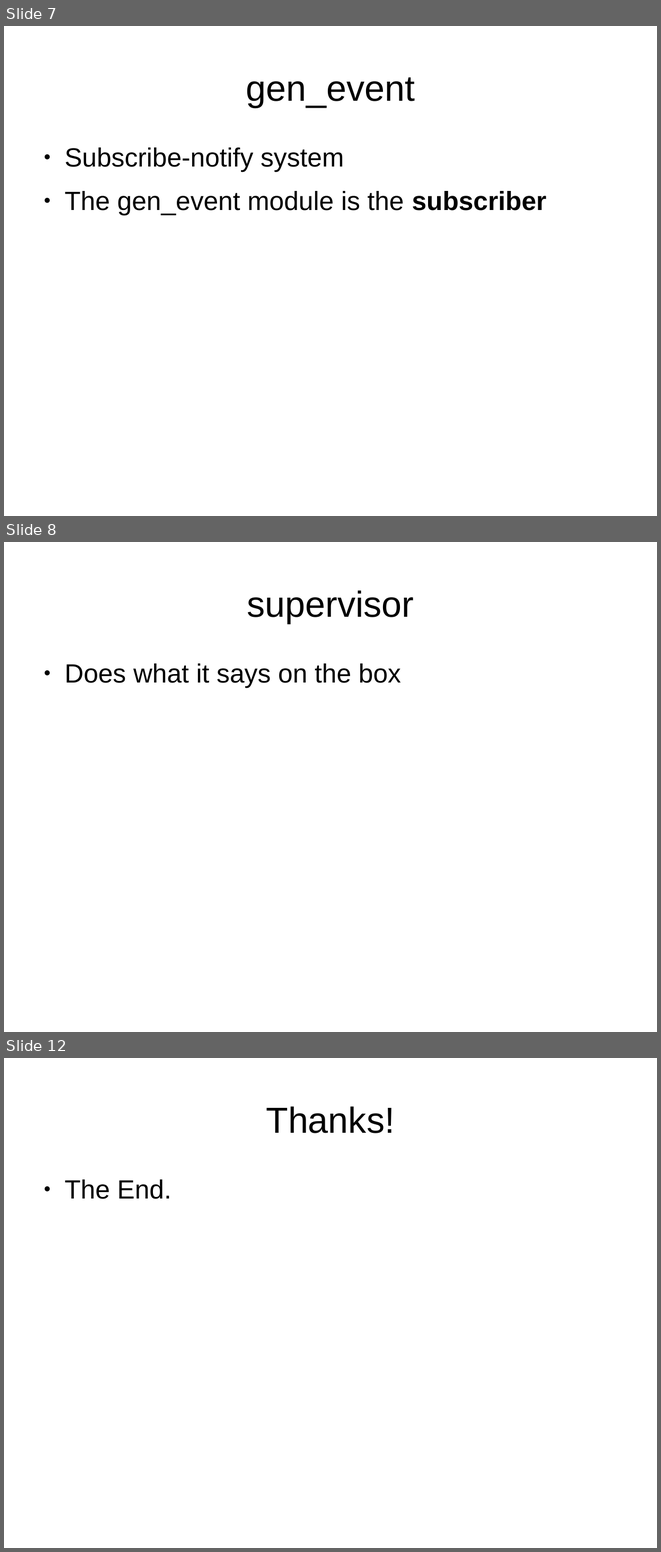
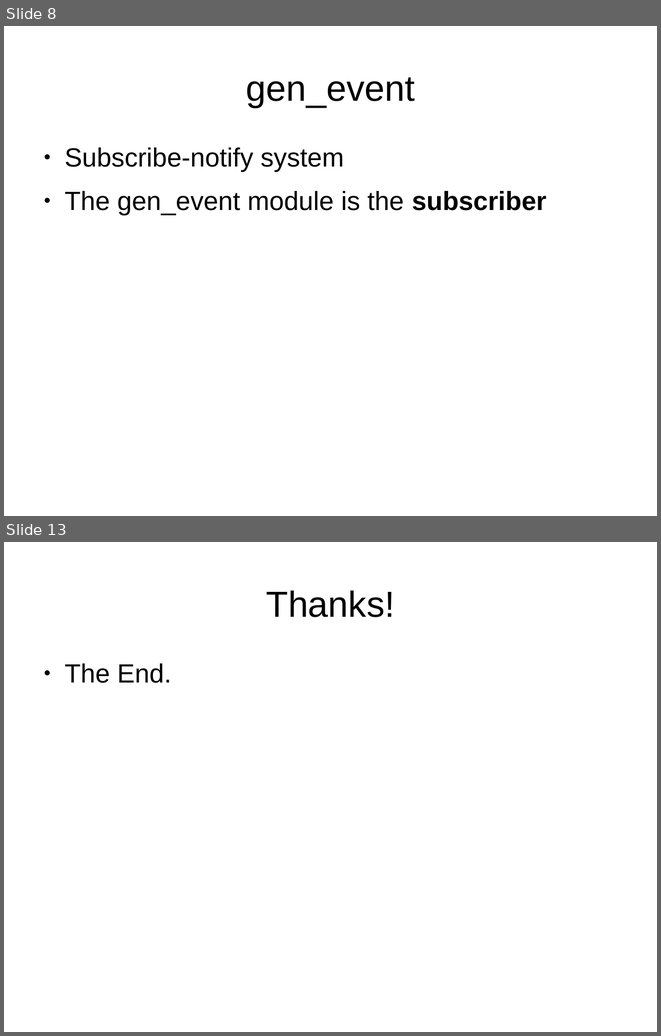
Before and after one commit to bernardd/OTPworkshop, a slide deck: Slides.odp. Shown one above the other, each under a label of ours: slides 7, 8 and 12 before the commit, slides 8 and 13 after it; the slides between them are not shown. The pictures are 661x1552 and 661x1036 pixels, drawn with LibreOffice and Linux fonts; fonts in the diff are those of the drawing. Boxes give left, top, right and bottom in pixels: in the first picture for what was removed or moved away, otherwise in the second. Text is boxed around its words. In the diff, an @@ line names an element or a change of style, - is before the commit and + after.

```diff
--- a/Slides.odp
+++ b/Slides.odp
@@ slide 8 removed at (x1=4, y1=542, x2=657, y2=1032), background #FFFFFF @@
@@ title removed at (x1=247, y1=590, x2=414, y2=623) @@
-supervisor
@@ text removed at (x1=64, y1=663, x2=401, y2=688) @@
-● Does what it says on the box
@@ what was slide 7 is now slide 8 @@
@@ what was slide 12 is now slide 13 @@
```
Also in this commit, not shown: 2 slides changed, 4 slides added, 2 other slides removed.
